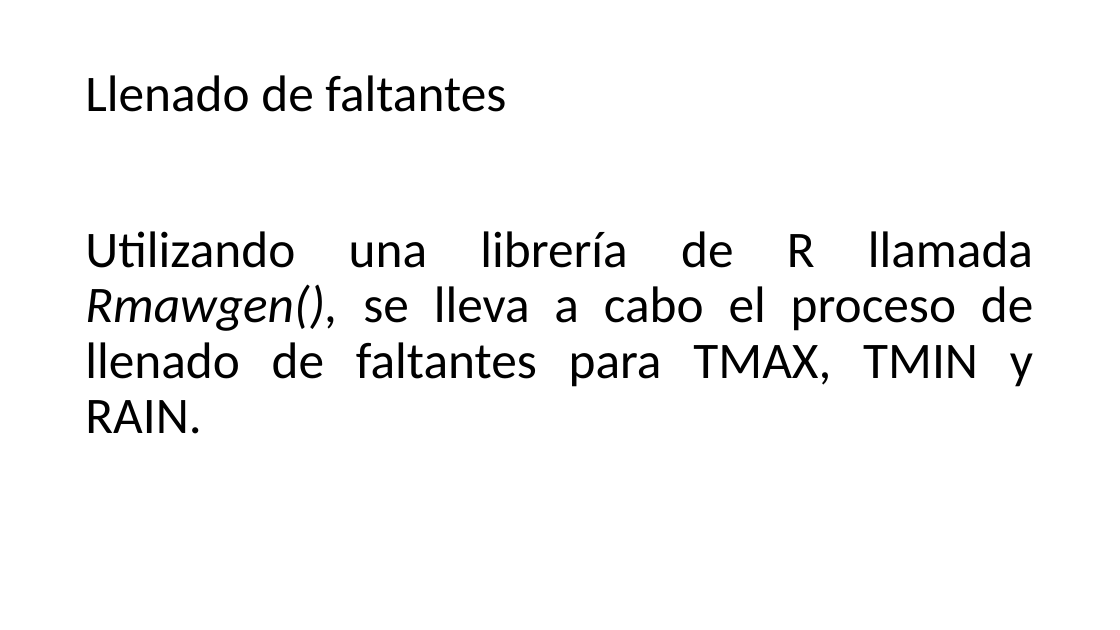
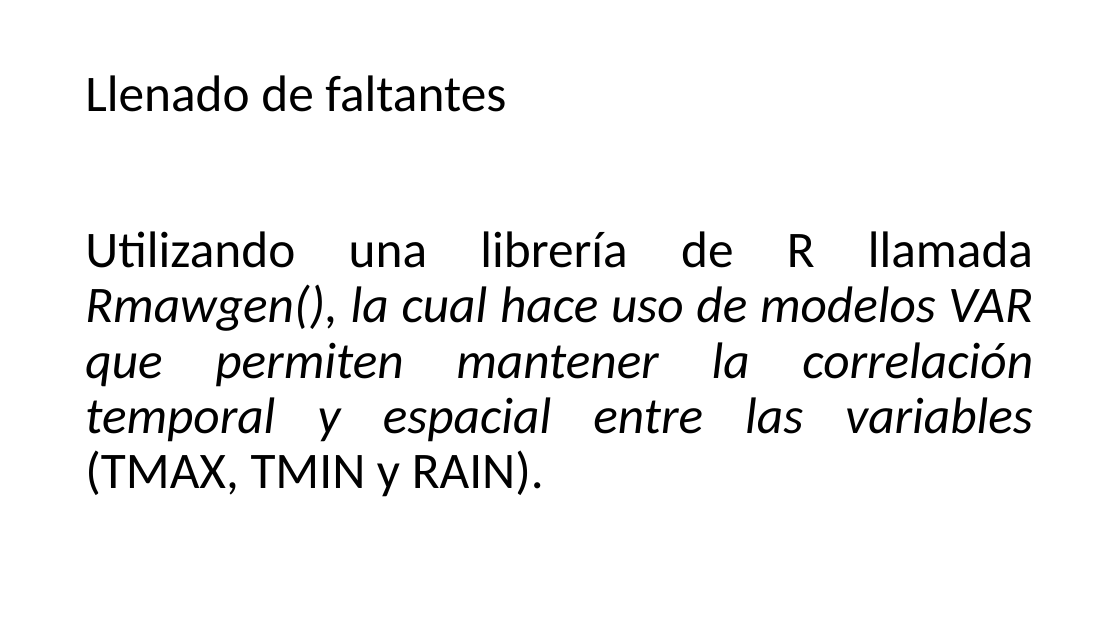
Before and after one commit to victor1130/Scripts_Clima, a slide deck: slide 13 of Tratamiento de datos climáticos.pptx (slide 12 before the commit). Drawn at 1120x630 pixels with LibreOffice and Linux fonts; fonts in the diff are those of the drawing. Boxes give left, top, right and bottom in pixels: in the first picture for what was removed or moved away, otherwise in the second. Text is boxed around its words. In the diff, an @@ line names an element or a change of style, - is before the commit and + after.

```diff
--- a/Tratamiento de datos climáticos.pptx
+++ b/Tratamiento de datos climáticos.pptx
@@ text at bbox=[85, 231, 1033, 497]: text changed; italic on @@
-Utilizando una librería de R llamada Rmawgen(), se lleva a cabo el proceso de llenado de faltantes para TMAX, TMIN y RAIN.
+Utilizando una librería de R llamada Rmawgen(), la cual hace uso de modelos VAR que permiten mantener la correlación temporal y espacial entre las variables (TMAX, TMIN y RAIN).
```
Also in this commit, not shown: 8 other slides changed, 2 slides added, 2 other files.
